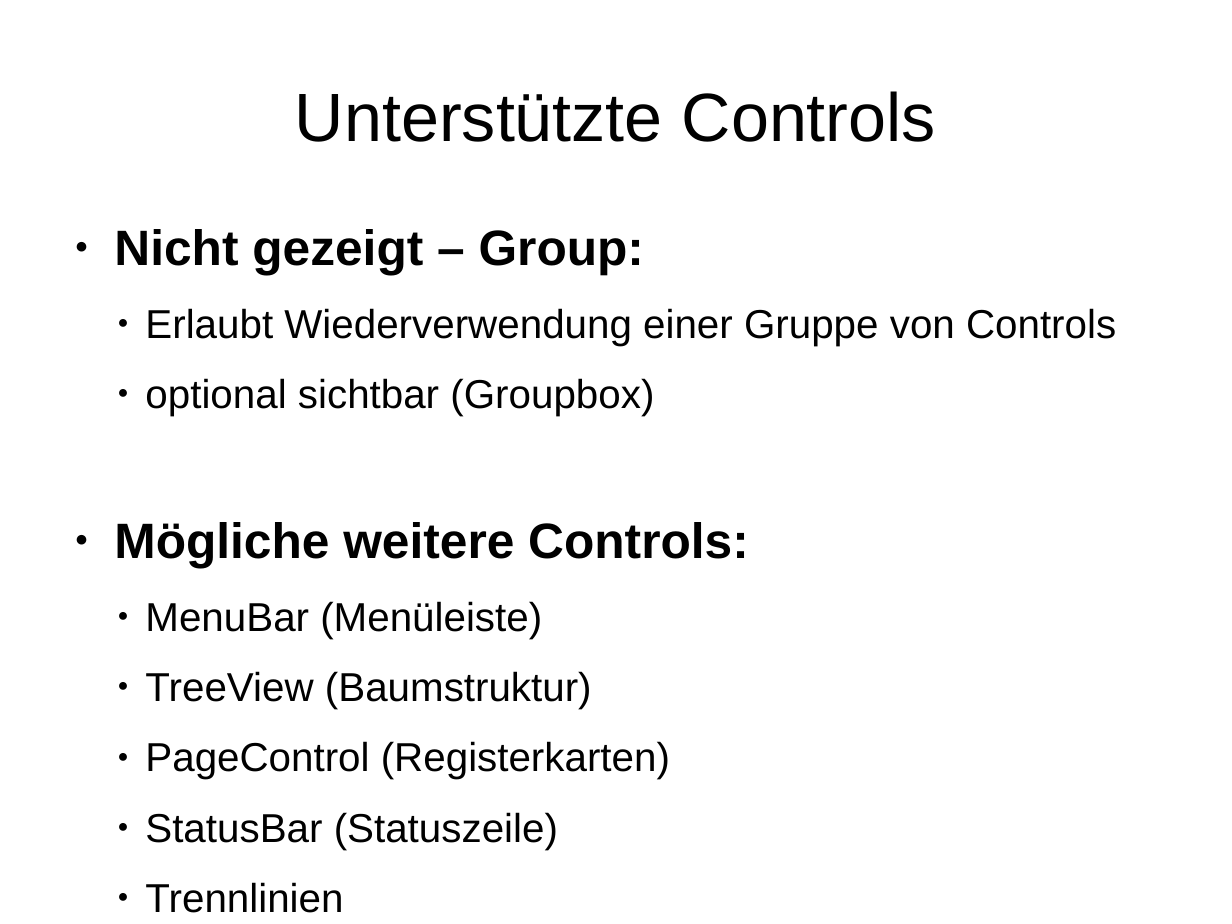
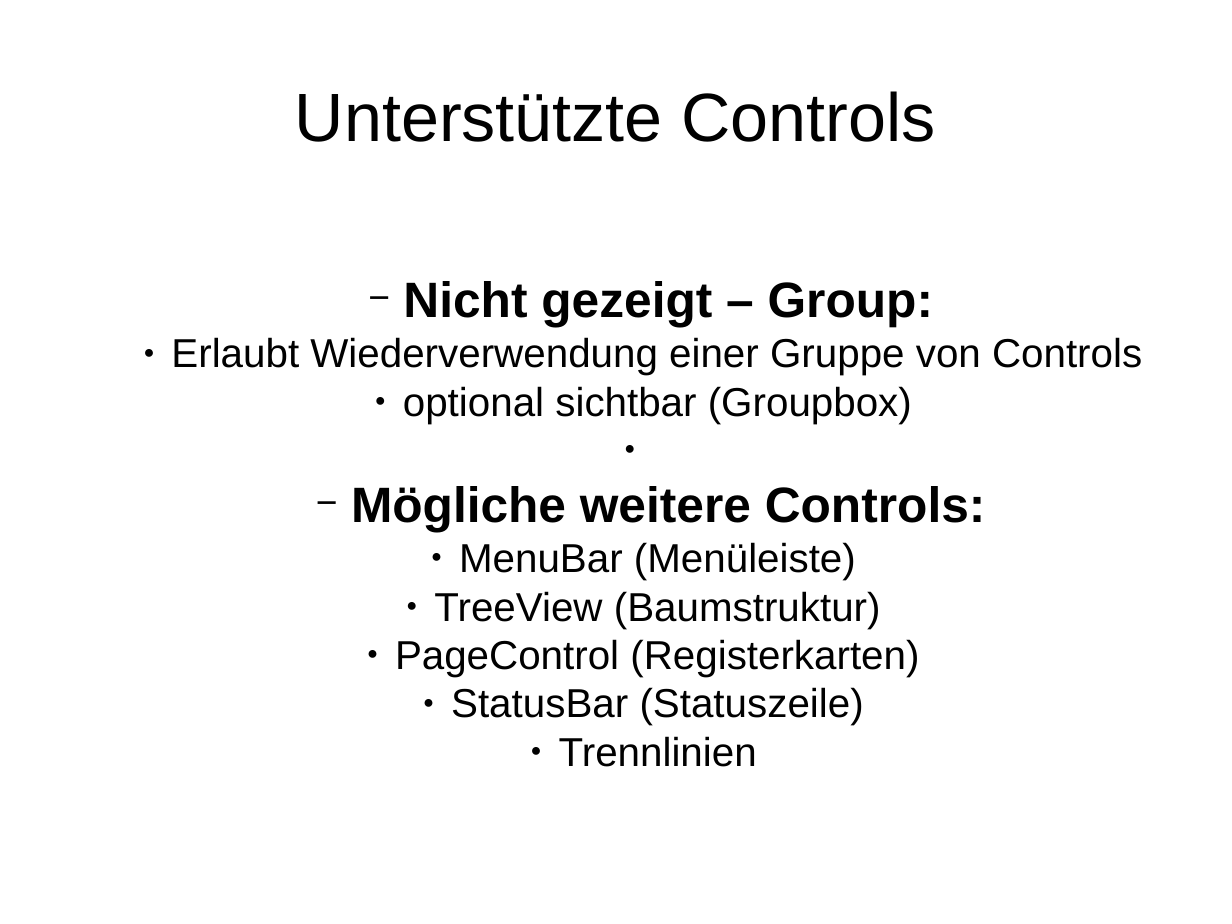
Before and after one commit to hheimbuerger/yaxgl, a slide deck: slide 24 of documents/Praesentationen/Praesentation XML-GUI.odp. Drawn at 1232x924 pixels with LibreOffice and Linux fonts; fonts in the diff are those of the drawing; background and template pictures are left out. Boxes give left, top, right and bottom in pixels: in the first picture for what was removed or moved away, otherwise in the second. Text is boxed around its words. In the diff, an @@ line names an element or a change of style, - is before the commit and + after.

```diff
--- a/documents/Praesentationen/Praesentation XML-GUI.odp
+++ b/documents/Praesentationen/Praesentation XML-GUI.odp
@@ text "Nicht gezeigt – Group:" at (171, 281, 1142, 767): alignment left to centre; bullet ● to −; list level 1 to 2 in "Nicht gezeigt – Group:"; list level 1 to 2 in "Erlaubt Wiederverwendung einer Gruppe von ..."; list level 1 to 2 in "optional sichtbar (Groupbox)"; list level 1 to 2 in "Mögliche weitere Controls:"; list level 1 to 2 in "MenuBar (Menüleiste)"; list level 1 to 2 in "TreeView (Baumstruktur)"; list level 1 to 2 in "PageControl (Registerkarten)"; list level 1 to 2 in "StatusBar (Statuszeile)"; list level 1 to 2 in "Trennlinien"; vertical alignment top to middle @@
```
Also in this commit, not shown: 5 other slides changed, 2 slides added, 1 slide removed.
